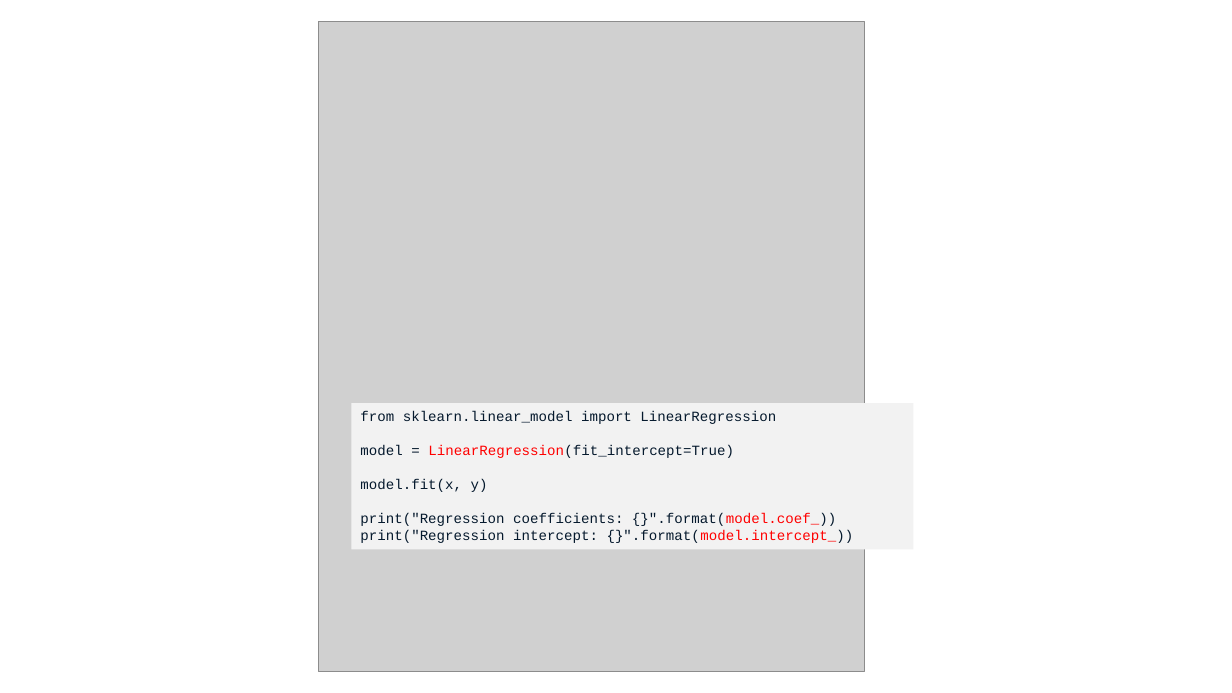
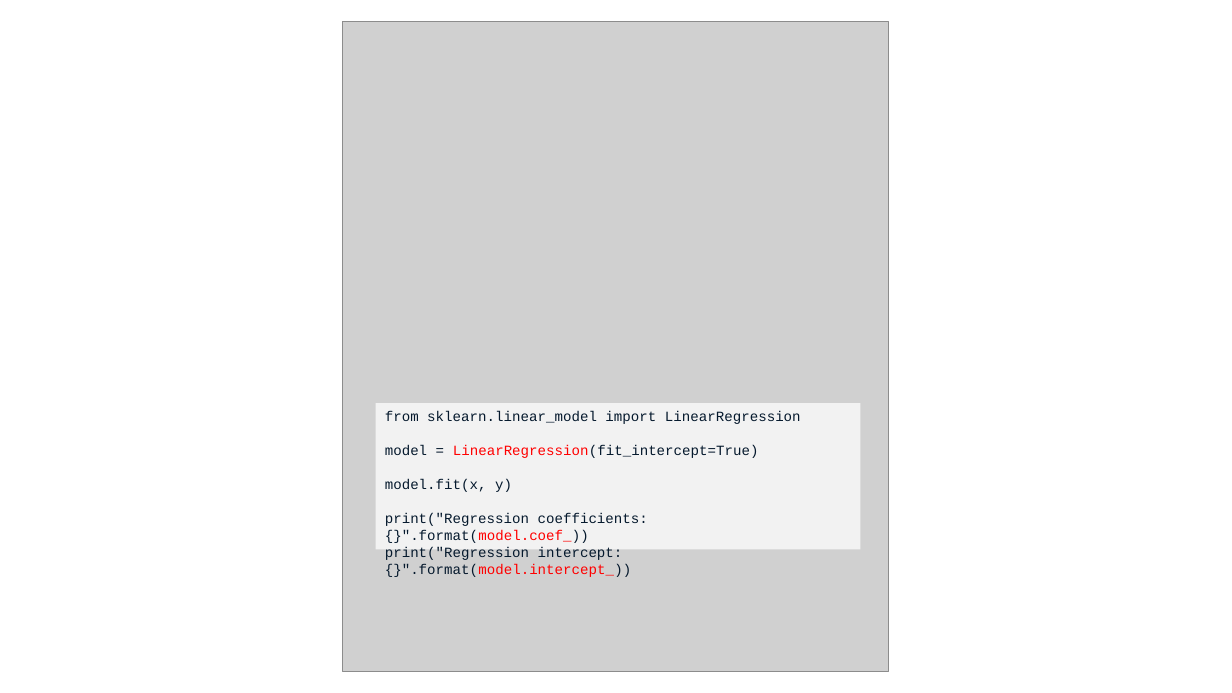
Before and after one commit to JNYH/DataCamp_Assessment, a slide deck: slide 22 of Model_Development.pptx (slide 20 before the commit). Drawn at 1232x693 pixels with LibreOffice and Linux fonts; fonts in the diff are those of the drawing; grey boxes stand for pictures. Boxes give left, top, right and bottom in pixels: in the first picture for what was removed or moved away, otherwise in the second. Text is boxed around its words. In the diff, an @@ line names an element or a change of style, - is before the commit and + after.

```diff
--- a/Model_Development.pptx
+++ b/Model_Development.pptx
@@ picture: place and size @@
-picture at box(319, 21, 865, 671)
+picture at box(343, 21, 889, 671)
@@ rectangle "from sklearn.linear_model import LinearRegression": place and size @@
-rectangle "from sklearn.linear_model import LinearRegression" at box(351, 403, 913, 549)
+rectangle "from sklearn.linear_model import LinearRegression" at box(376, 403, 860, 549)
```
Also in this commit, not shown: 8 other slides changed, 5 slides added, 1 slide removed.
